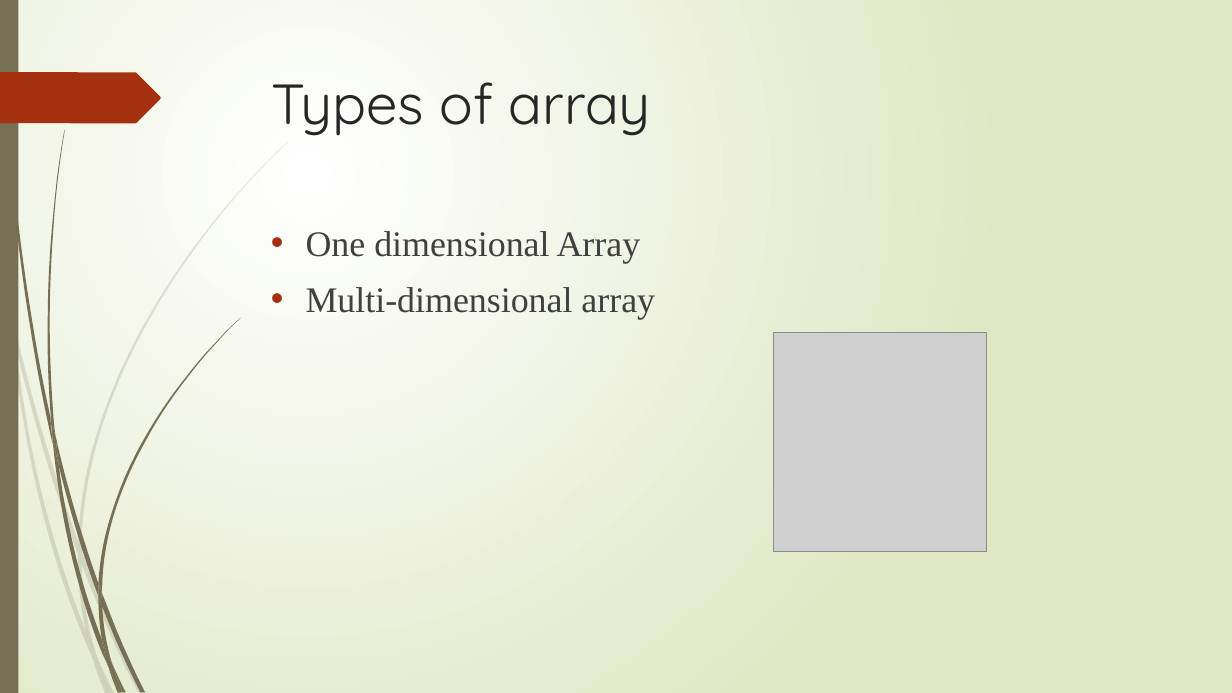
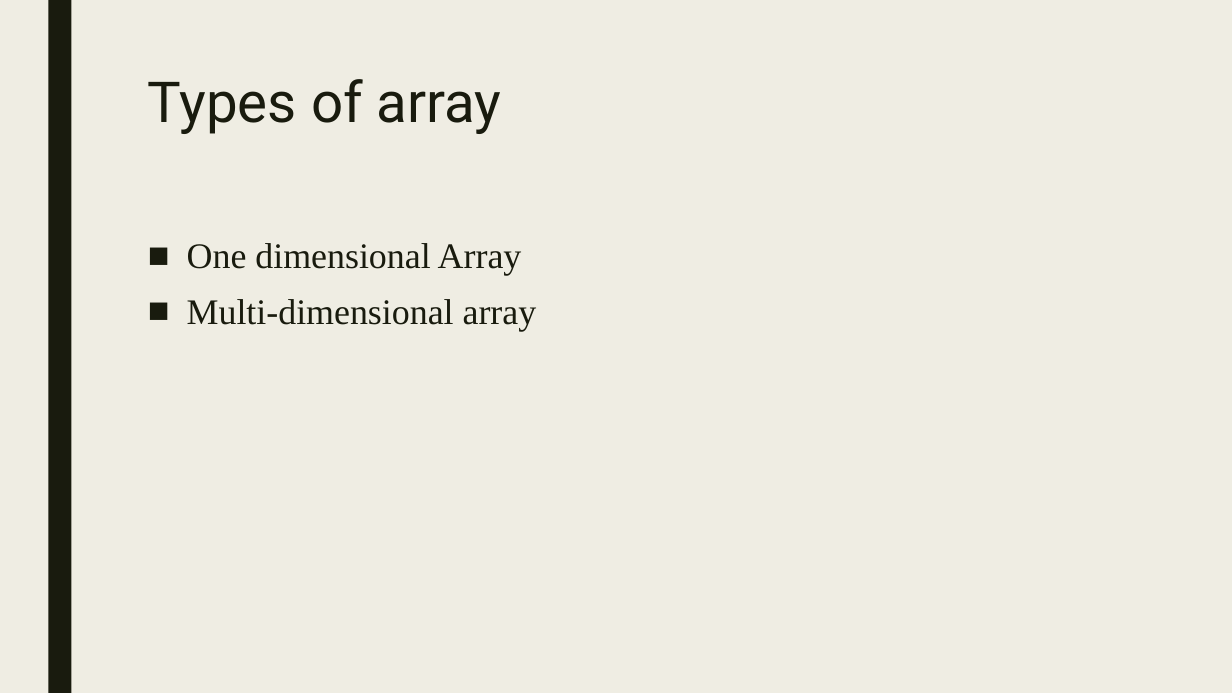
Before and after one commit to Adarsha-1/Group-6, a slide deck: slide 3 of arraysnew.pptx. Drawn at 1232x693 pixels with LibreOffice and Linux fonts; fonts in the diff are those of the drawing; grey boxes stand for pictures. Boxes give left, top, right and bottom in pixels: in the first picture for what was removed or moved away, otherwise in the second. Text is boxed around its words. In the diff, an @@ line names an element or a change of style, - is before the commit and + after.

```diff
--- a/arraysnew.pptx
+++ b/arraysnew.pptx
@@ background gradient #FFFFFF to #DFE8C4 to #EFEDE3 @@
@@ rectangle: place and size @@
-rectangle at (0,0,18,693)
+rectangle at (48,0,71,693)
@@ rectangle at (48,0,71,693): fill #766F54 to #191B0E @@
@@ freeform shape removed at (0,72,161,123) @@
@@ title "Types of array": place and size @@
-title "Types of array" at (271,82,650,136)
+title "Types of array" at (148,79,502,134)
@@ title "Types of array" at (148,79,502,134): font Quicksand to Roboto, text colour #262626 to #191B0E; line spacing 1 to 0.89 @@
@@ text "One dimensional Array": place and size @@
-text "One dimensional Array" at (306,231,655,319)
+text "One dimensional Array" at (187,243,537,331)
@@ text "One dimensional Array" at (187,243,537,331): text colour #404040 to #191B0E; bullet • to ■; line spacing 1 to 0.94; more space between paragraphs @@
@@ picture removed at (774,333,986,553) @@
@@ group removed at (0,141,288,693): 10 freeform shapes @@
@@ group removed at (3,0,240,693): 12 freeform shapes @@
```
Also in this commit, not shown: 15 other slides changed.
